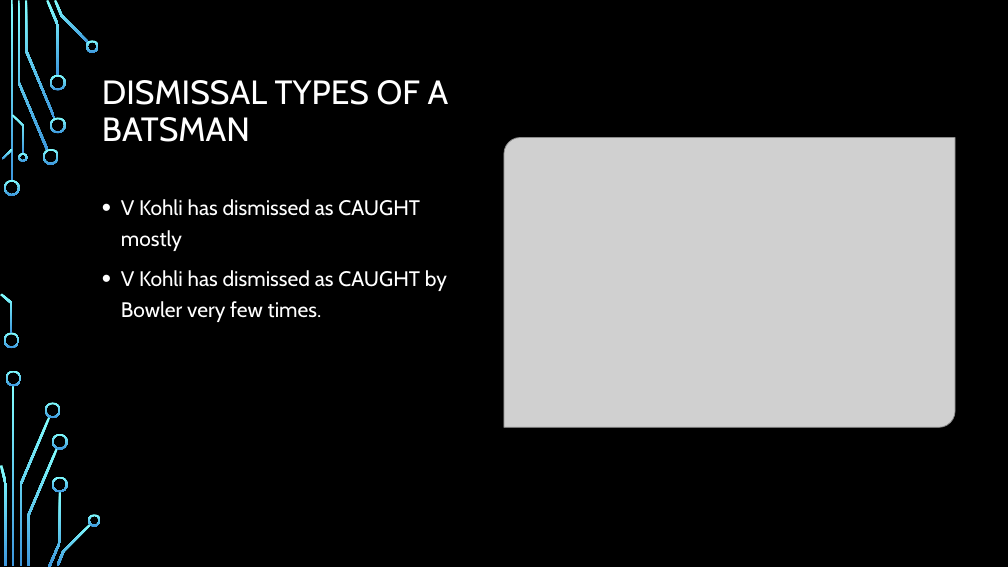
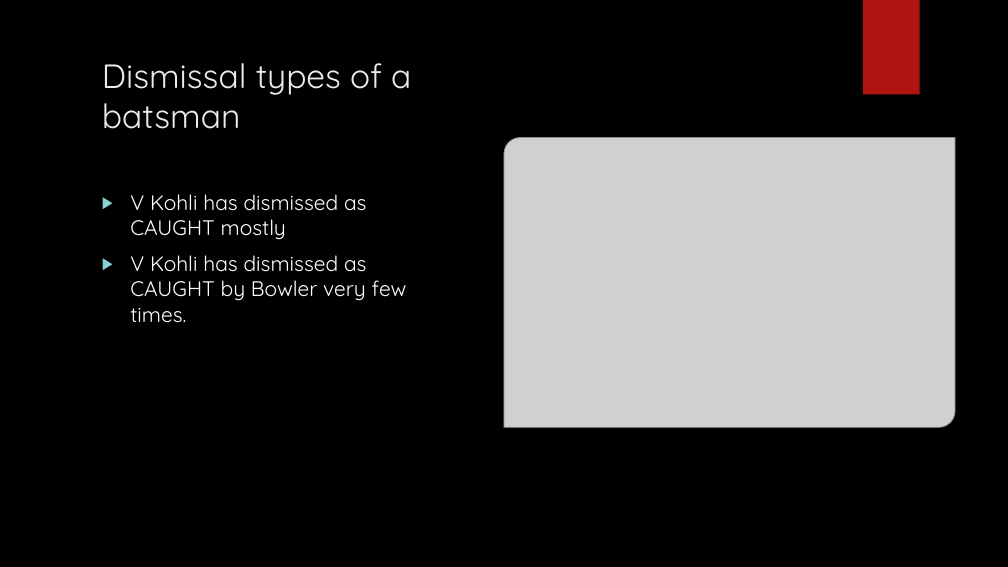
Before and after one commit to ksranjith786/python, a slide deck: slide 14 of insaid/Project/IPL/Presentation_EDA_IPL.pptx. Drawn at 1008x567 pixels with LibreOffice and Linux fonts; fonts in the diff are those of the drawing; grey boxes stand for pictures; background and template pictures are left out. Boxes give left, top, right and bottom in pixels: in the first picture for what was removed or moved away, otherwise in the second. Text is boxed around its words. In the diff, an @@ line names an element or a change of style, - is before the commit and + after.

```diff
--- a/insaid/Project/IPL/Presentation_EDA_IPL.pptx
+++ b/insaid/Project/IPL/Presentation_EDA_IPL.pptx
@@ rectangle removed at (0,0,1008,567) @@
@@ rectangle added at (863,0,920,95), fill #B01513 @@
@@ title "Dismissal types of a batsman" at (102,63,411,129): vertical alignment middle to top @@
@@ title at (102,63,411,129): text changed; font Cabin to Quicksand; text colour #FFFFFF to #EBEBEB @@
-DISMISSAL TYPES OF A BATSMAN
+Dismissal types of a batsman
@@ text "V Kohli has dismissed as ..." at (130,194,407,323): font Cabin to Quicksand; bullet • to ▶; line spacing 1.2 to 1 @@
@@ group removed at (0,0,90,567): 10 freeform shapes, 2 rectangles @@
@@ group removed at (0,0,101,567): 24 freeform shapes, 2 rectangles @@
```
Also in this commit, not shown: 19 other slides changed, 1 slide added.
